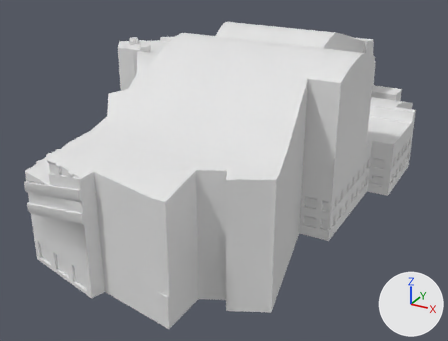
A saved change to the glTF model models/chasse-theater/chasse-theater.glb.
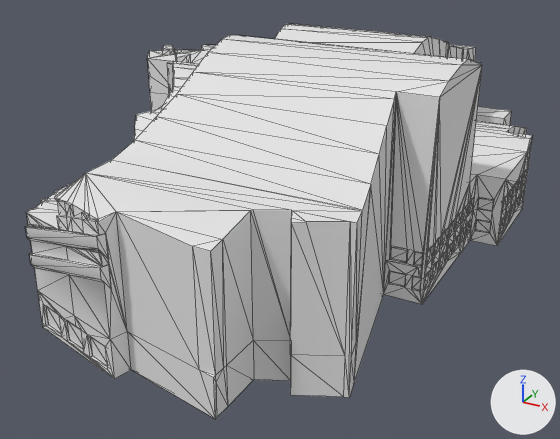
Each version appears first whole from a camera (50 mm lens) standing at (64.0, -118.5, 56.4) and looking at (-1.2, 0.0, -2.9), and next in a close-up from a camera (50 mm lens) standing at (61.5, -115.7, 53.7) and looking at (20.6, -41.4, 16.5). The lights are fixed; the arrows at lower right show +X, +Y and +Z. The first two pictures are the older version. The close-ups show mesh edges as thin lines. Vertices at exactly the same position are counted once.

The first close-up shows 'building:theater'.
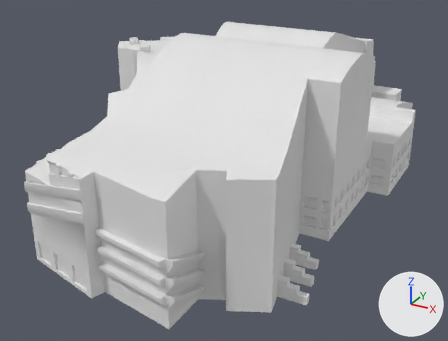
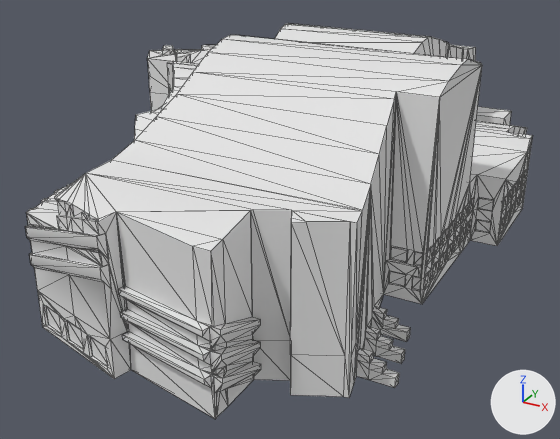
Commit message: Chassé Theater Breda als landmarkmodel

Diff of the bpy script that builds the scene:
```diff
--- a/models/chasse-theater/chasse-theater.glb.py
+++ b/models/chasse-theater/chasse-theater.glb.py
@@ me_building_theater @@
 # used by ob_building_theater; location = (0.0, 0.0, 0.0)
-me_building_theater.from_pydata(...)  # 1353 vertices, 2704 faces; spans x -66.1..37.7, y -58.5..63.3, z -0.5..31.4
+me_building_theater.from_pydata(...)  # 1530 vertices, 3058 faces; spans x -66.1..37.7, y -59.4..63.3, z -0.5..31.4
+# me_building_theater part 1: 3 vertices removed from x 19.8..21.9, y -58.0..-55.8, z 4.0..5.0; 180 vertices added at x 8.1..37.1, y -59.4..-32.4, z -0.5..11.1
```

Location of each change, [x1, y1, x2, y2] in pixels of the close-ups (560 x 439 px):
part 1 of me_building_theater, built on
    before: [116, 212, 254, 419]
    after: [116, 189, 411, 419]
